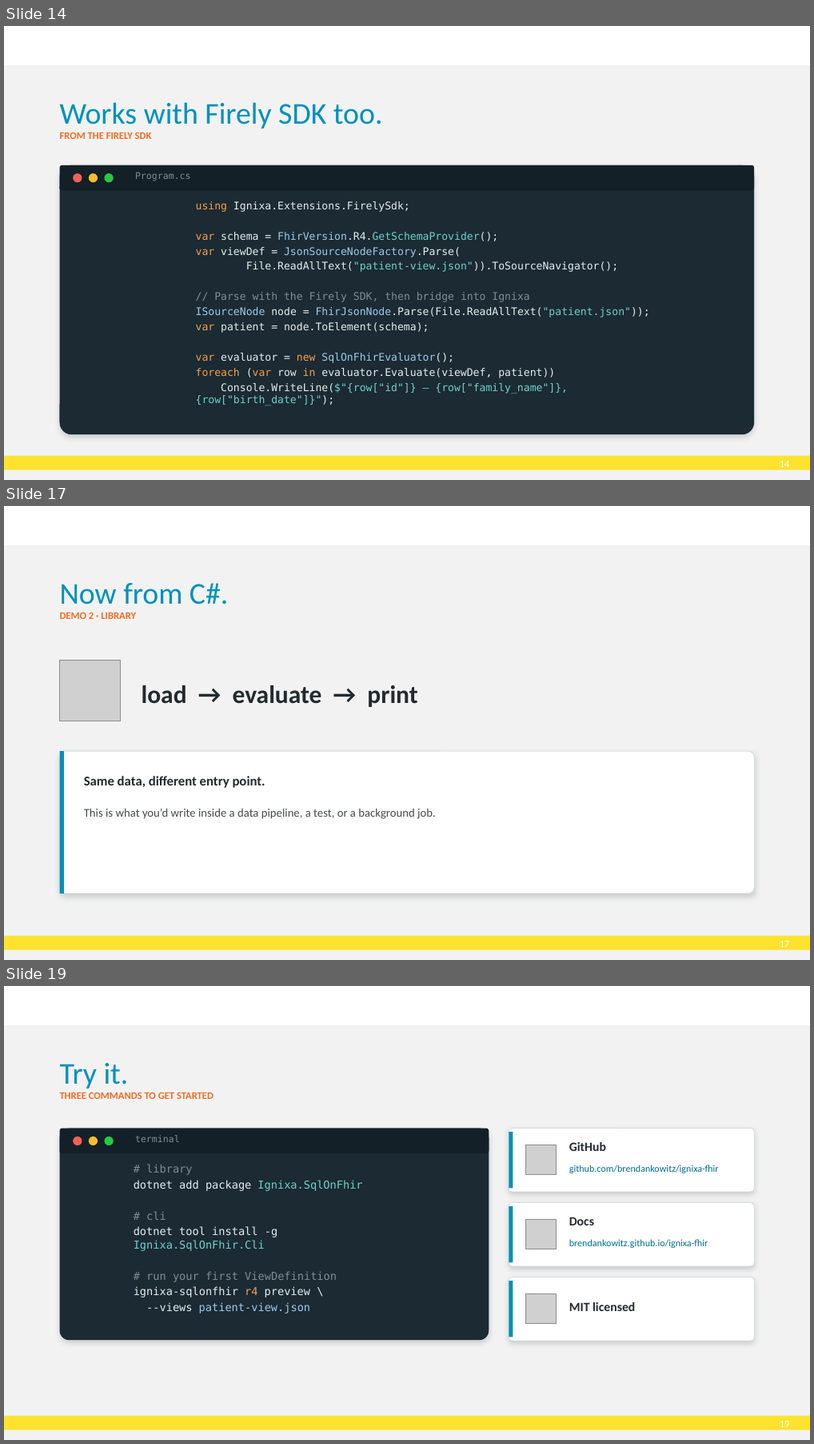
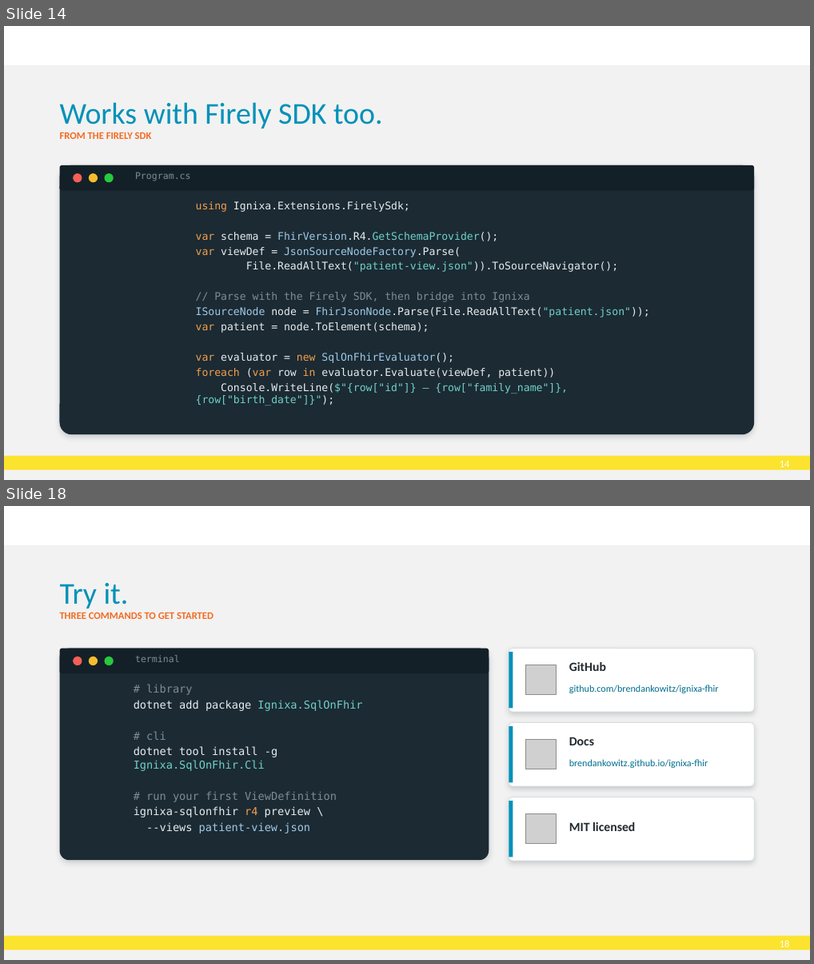
Before and after one commit to brendankowitz/FHIRDevDays2026, a slide deck: talks/talk1-sql-on-fhir/DD26_CT_260616_Brendan-Kowitz_SqlOnFhir.pptx. Shown one above the other, each under a label of ours: slides 14, 17 and 19 before the commit, slides 14 and 18 after it; the slides between them are not shown. The pictures are 814x1444 and 814x964 pixels, drawn with LibreOffice and Linux fonts; fonts in the diff are those of the drawing; grey boxes stand for pictures; background and template pictures are left out. Boxes give left, top, right and bottom in pixels: in the first picture for what was removed or moved away, otherwise in the second. Text is boxed around its words. In the diff, an @@ line names an element or a change of style, - is before the commit and + after.

```diff
--- a/talks/talk1-sql-on-fhir/DD26_CT_260616_Brendan-Kowitz_SqlOnFhir.pptx
+++ b/talks/talk1-sql-on-fhir/DD26_CT_260616_Brendan-Kowitz_SqlOnFhir.pptx
@@ slide 17 removed at [4,506,810,960], background #FFFFFF; not listed: 4 template elements that a slide beside it also shows @@
@@ title removed at [60,583,228,604] @@
-Now from C#.
@@ text removed at [60,612,136,619] @@
-DEMO 2 · LIBRARY
@@ picture removed at [60,660,120,720] @@
@@ text removed at [142,685,418,707] @@
-load → evaluate → print
@@ rounded rectangle removed at [60,751,754,893] @@
@@ rectangle removed at [60,751,64,893] @@
@@ text removed at [84,776,436,819] @@
-Same data, different entry point.
-This is what you’d write inside a data pipeline, a test, or a background job.
@@ what was slide 19 is now slide 18 @@
@@ page number at [780,940,790,947]: text changed @@
-19
+18
```
Also in this commit, not shown: 6 slides changed, 1 slide added, 1 other slide removed.
